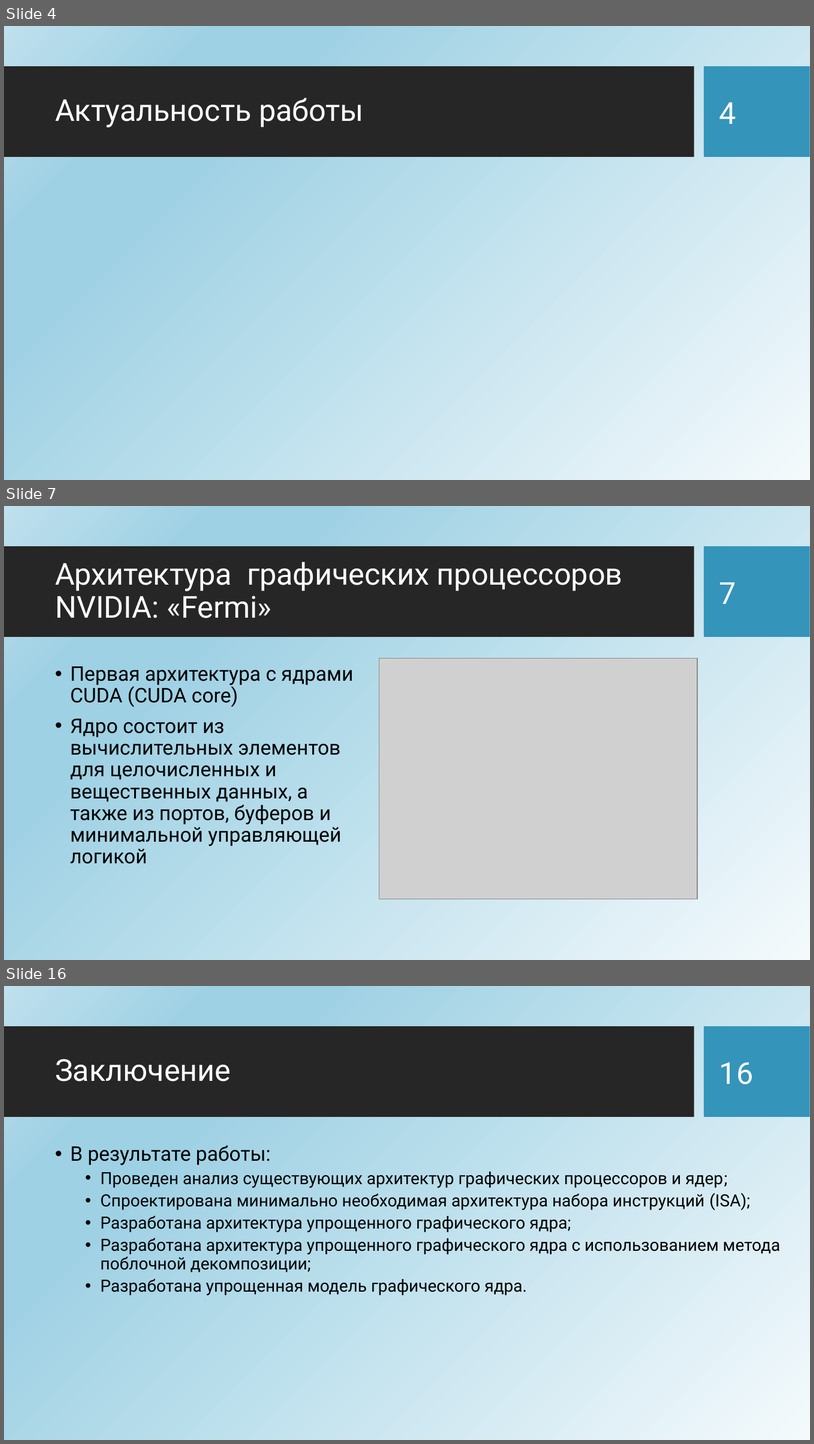
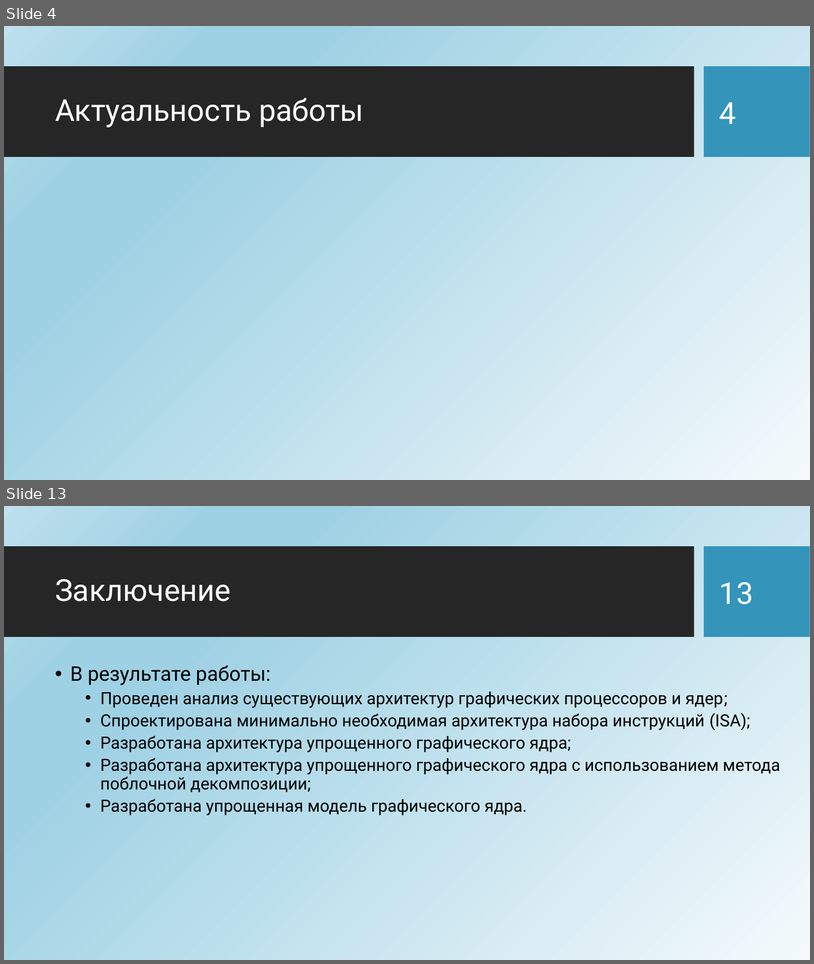
Before and after one commit to HaMeNopeDiot/hardware_gpu, a slide deck: docs/starukhin_dissertation/magister_pres.pptx. Shown one above the other, each under a label of ours: slides 4, 7 and 16 before the commit, slides 4 and 13 after it; the slides between them are not shown. The pictures are 814x1444 and 814x964 pixels, drawn with LibreOffice and Linux fonts; fonts in the diff are those of the drawing; grey boxes stand for pictures; background and template pictures are left out. Boxes give left, top, right and bottom in pixels: in the first picture for what was removed or moved away, otherwise in the second. Text is boxed around its words. In the diff, an @@ line names an element or a change of style, - is before the commit and + after.

```diff
--- a/docs/starukhin_dissertation/magister_pres.pptx
+++ b/docs/starukhin_dissertation/magister_pres.pptx
@@ slide 7 removed at (x1=4, y1=506, x2=810, y2=960), background picture (left out); not listed: 2 template elements that a slide beside it also shows @@
@@ title removed at (x1=55, y1=562, x2=623, y2=618) @@
-Архитектура графических процессоров NVIDIA: «Fermi»
@@ page number removed at (x1=720, y1=582, x2=737, y2=604) @@
-7
@@ text removed at (x1=70, y1=666, x2=353, y2=864) @@
-• Первая архитектура с ядрами CUDA (CUDA core)
-• Ядро состоит из вычислительных элементов для целочисленных и вещественных данных, а также из портов, буферов и минимальной управляющей логикой
@@ picture removed at (x1=380, y1=658, x2=698, y2=899) @@
@@ what was slide 16 is now slide 13 @@
@@ page number at (x1=720, y1=582, x2=754, y2=604): text changed @@
-16
+13
```
Also in this commit, not shown: 1 slide changed, 8 slides added, 10 other slides removed.
